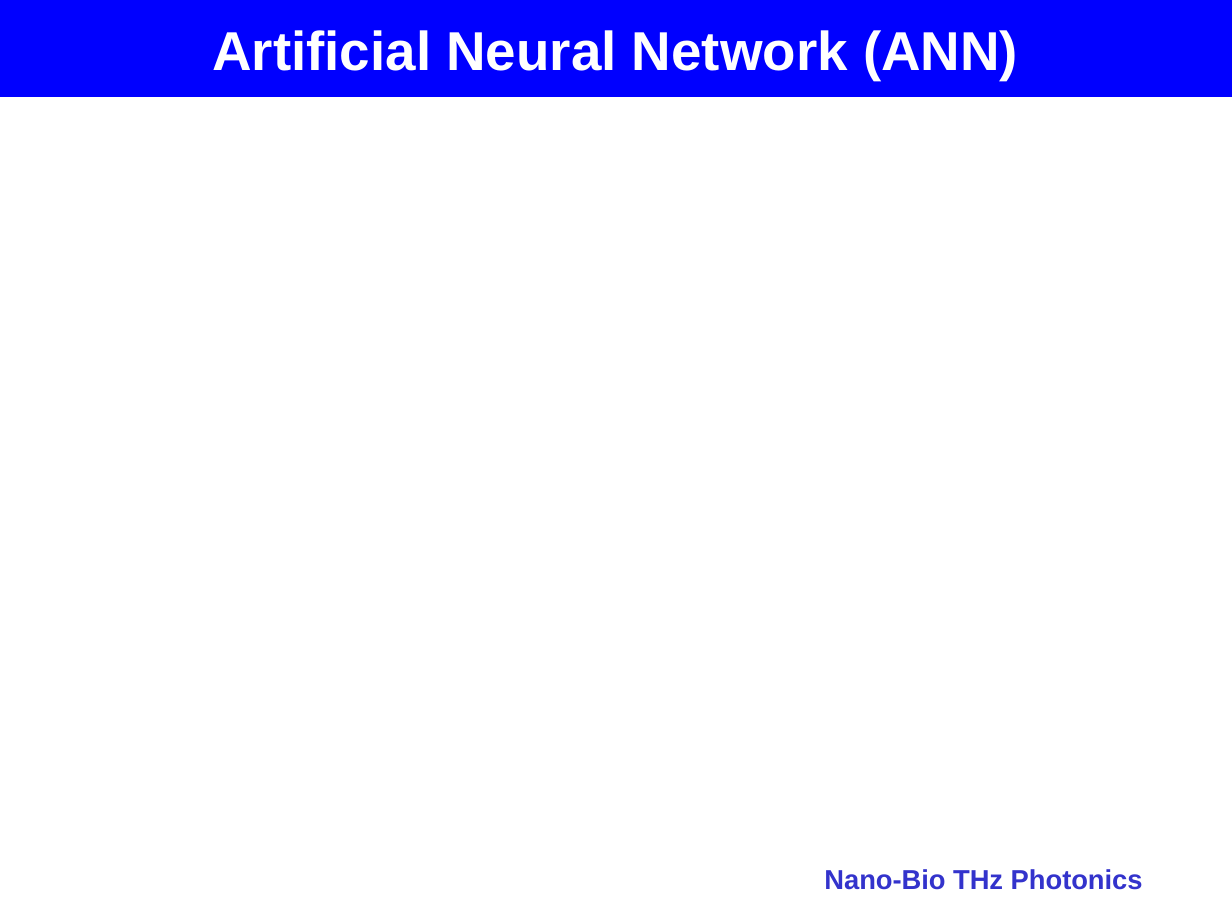
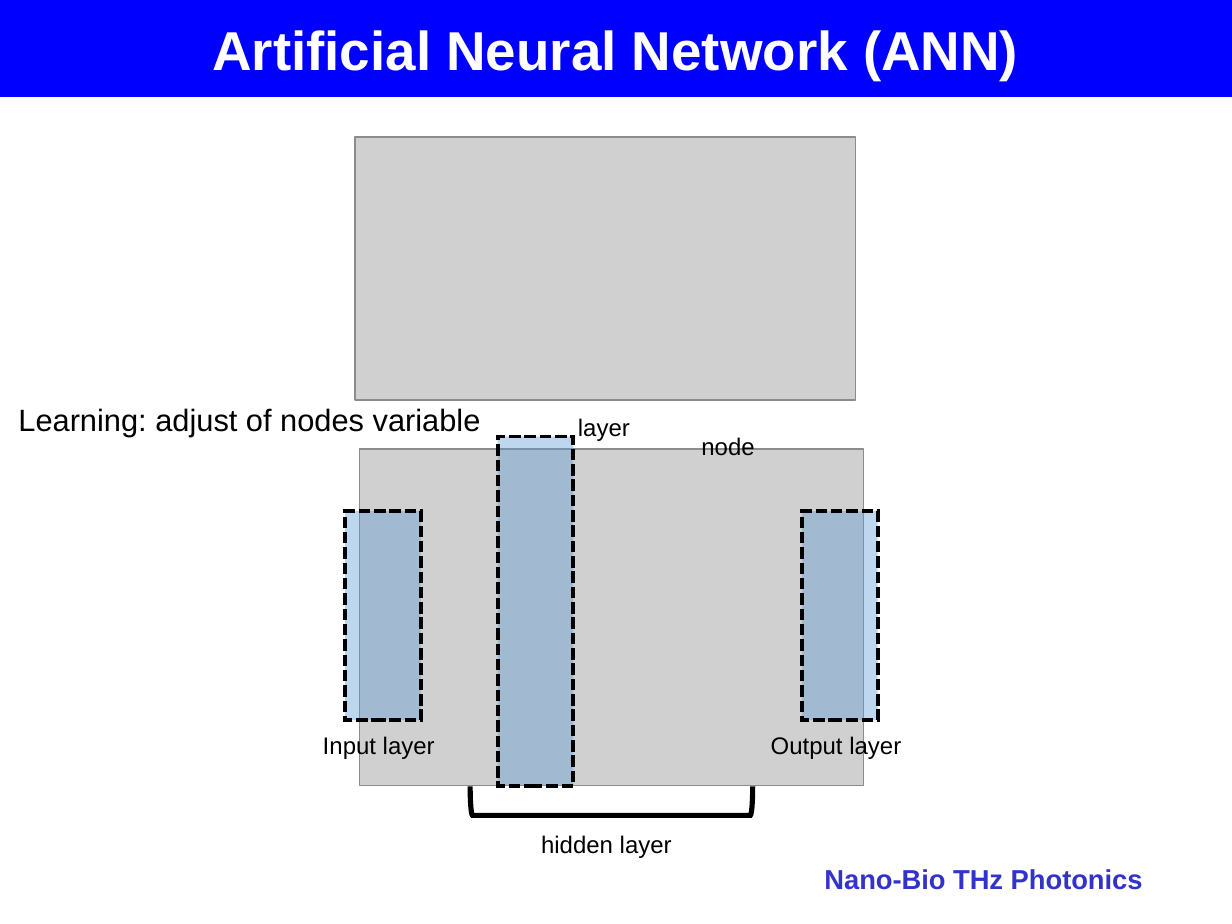
Before and after one commit to jglee96/NBTP_Lab, a slide deck: slide 19 of 개인/석사학위논문/Thesis_Presentation.pptx. Drawn at 1232x924 pixels with LibreOffice and Linux fonts; fonts in the diff are those of the drawing; grey boxes stand for pictures; background and template pictures are left out. Boxes give left, top, right and bottom in pixels: in the first picture for what was removed or moved away, otherwise in the second. Text is boxed around its words. In the diff, an @@ line names an element or a change of style, - is before the commit and + after.

```diff
--- a/개인/석사학위논문/Thesis_Presentation.pptx
+++ b/개인/석사학위논문/Thesis_Presentation.pptx
@@ picture added at bbox=[355, 137, 855, 400] @@
@@ text added at bbox=[18, 408, 481, 436], 18 pt, text #000000 @@
+Learning: adjust of nodes variable
@@ group added at bbox=[323, 418, 901, 858]: 5 texts, 3 rectangles, 1 picture, 1 left bracket @@
+Input layer
+Output layer
+node
+layer
+hidden layer
```
Also in this commit, not shown: 7 other slides changed, 1 slide added, 1 slide removed, 1 other file.
